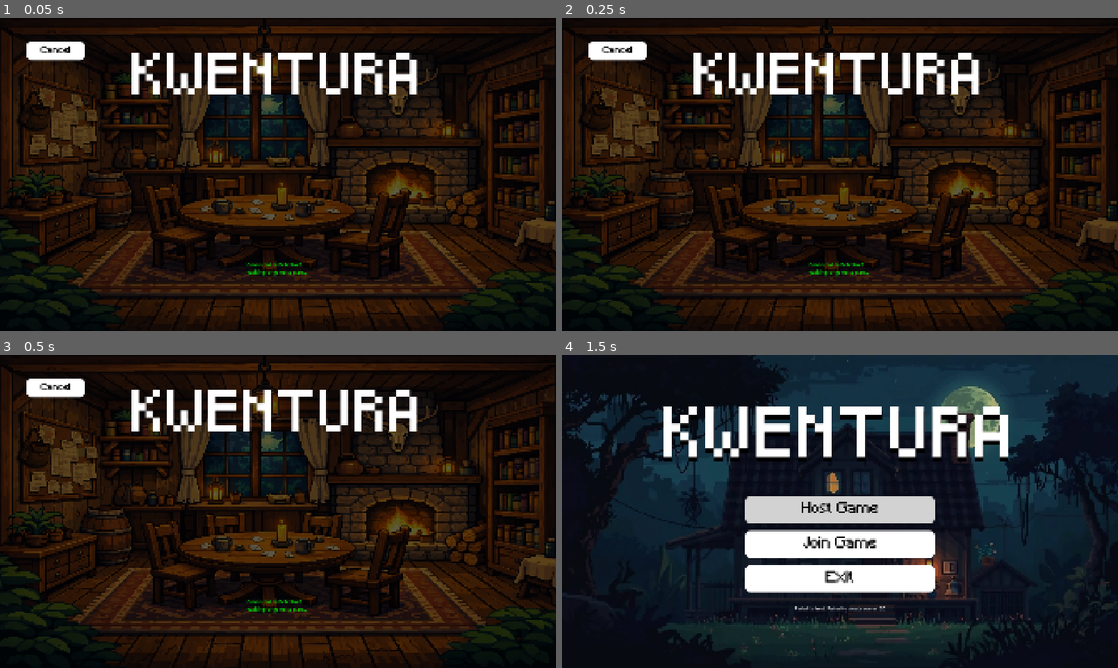
Above: before the commit, frames 1-4 (two rows, left to right).
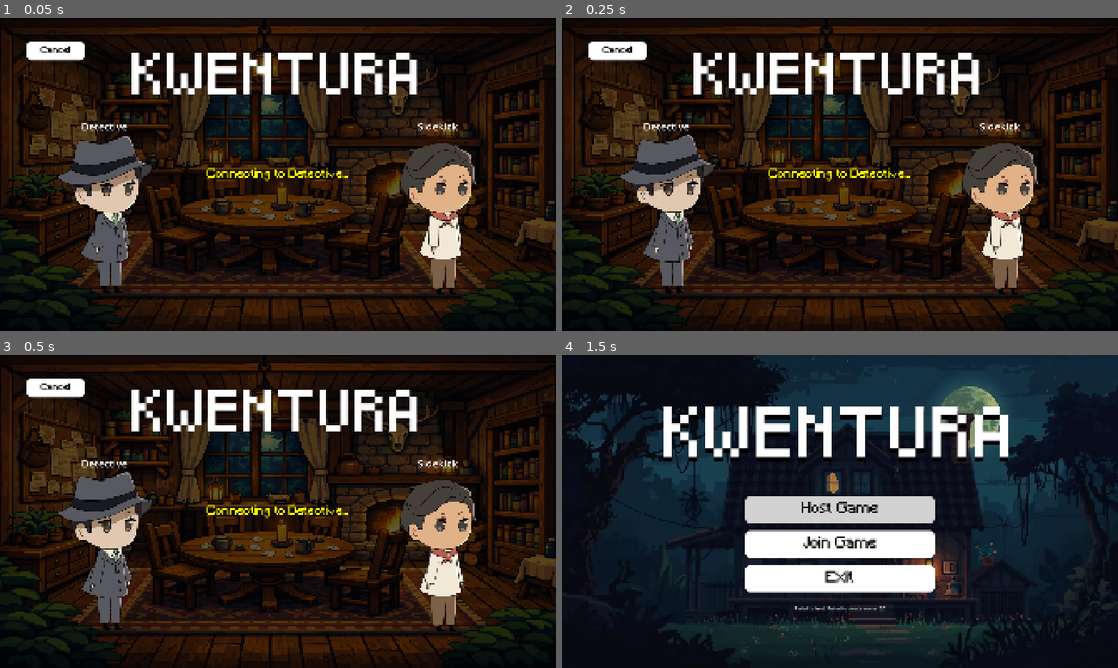
Above: after the commit, the same moments.

Repository: SoftwareCap/Kuwentura
Game: Godot game, scene res://scenes/mainMenu/sidekick_waiting.tscn
Same seed, same stepped clock (60 frames per second), same inputs: the game is played once before the commit and once after it. This scene is started directly instead of the project's main scene.
Inputs:
- Up to frame 1 (0.05 s): no input
- Up to frame 2 (0.25 s): no input
- Up to frame 3 (0.5 s): no input
- Up to frame 4 (1.5 s): click "Cancel" at 0.5 s; click "Host Game" at 1.25 s

The runs differ from the first frame. In frame 1, 8.3% of the frame differs, in the area x 10-86%, y 33-89%; in frame 2, 8.3%; in frame 3, 8.3%; in frame 4, nothing differs.

Commit message:
chore: allow the sidekick to be in the same lobby as the detective, when the sidekick entered the lobby code it should see the detective's avatar and the sidekick's avatar will also appear when the sidekick jump in the lobby.

Diff:
--- a/kwentura/scenes/mainMenu/sidekick_waiting.tscn
+++ b/kwentura/scenes/mainMenu/sidekick_waiting.tscn
@@ -1,9 +1,11 @@
-[gd_scene load_steps=10 format=3 uid="uid://bpwtvxm3sxvv7"]
+[gd_scene load_steps=11 format=3 uid="uid://bpwtvxm3sxvv7"]
 
 [ext_resource type="Script" uid="uid://wjhm4mlblikf" path="res://scripts/mainMenu/sidekick_waiting.gd" id="1_ipaaq"]
 [ext_resource type="Texture2D" uid="uid://w844nys0xd6n" path="res://assets/backgrounds/Lobby.png" id="2_5k5mc"]
 [ext_resource type="FontFile" uid="uid://i0u1yuc5fl88" path="res://assets/fonts/Minecraft.ttf" id="3_o5ctn"]
 [ext_resource type="FontFile" uid="uid://bpff8oqdskuog" path="res://assets/fonts/Pixeled.ttf" id="4_t4fp1"]
+[ext_resource type="PackedScene" uid="uid://2ktjes4bfwlo" path="res://scenes/players/PlayerHost.tscn" id="5_pge74"]
+[ext_resource type="PackedScene" uid="uid://udt37i3bt31c" path="res://scenes/players/PlayerSidekick.tscn" id="6_4bddd"]
 
 [sub_resource type="StyleBoxTexture" id="StyleBoxTexture_ab31o"]
 texture = ExtResource("2_5k5mc")
@@ -38,7 +40,7 @@
 
 [sub_resource type="StyleBoxEmpty" id="StyleBoxEmpty_758ce"]
 
-[node name="SidekickWaiting" type="Control"]
+[node name="SidekickLobby" type="Control"]
 layout_mode = 3
 anchors_preset = 15
 anchor_right = 1.0
@@ -56,7 +58,43 @@
 grow_vertical = 2
 theme_override_styles/panel = SubResource("StyleBoxTexture_ab31o")
 
-[node name="Button" type="Button" parent="."]
+[node name="Title" type="Label" parent="."]
+layout_mode = 1
+anchors_preset = 5
+anchor_left = 0.5
+anchor_right = 0.5
+offset_left = -504.0
+offset_right = 504.0
+offset_bottom = 336.0
+grow_horizontal = 2
+theme_override_colors/font_color = Color(1, 1, 1, 1)
+theme_override_colors/font_shadow_color = Color(0, 0, 0, 0)
+theme_override_fonts/font = ExtResource("4_t4fp1")
+theme_override_font_sizes/font_size = 120
+text = "KWENTURA"
+horizontal_alignment = 1
+vertical_alignment = 1
+
+[node name="StatusLabel" type="Label" parent="."]
+layout_mode = 1
+anchors_preset = 8
+anchor_left = 0.5
+anchor_top = 0.5
+anchor_right = 0.5
+anchor_bottom = 0.5
+offset_left = -400.0
+offset_top = -50.0
+offset_right = 400.0
+offset_bottom = 50.0
+grow_horizontal = 2
+grow_vertical = 2
+theme_override_fonts/font = ExtResource("3_o5ctn")
+theme_override_font_sizes/font_size = 40
+text = "Connecting to Detective..."
+horizontal_alignment = 1
+vertical_alignment = 1
+
+[node name="CancelButton" type="Button" parent="."]
 layout_mode = 1
 offset_left = 92.0
 offset_top = 81.0
@@ -74,33 +112,31 @@
 theme_override_styles/focus = SubResource("StyleBoxEmpty_758ce")
 text = "Cancel"
 
-[node name="Label" type="Label" parent="."]
-layout_mode = 1
-anchors_preset = 5
-anchor_left = 0.5
-anchor_right = 0.5
-offset_left = -468.5
-offset_right = 468.5
-offset_bottom = 280.0
-grow_horizontal = 2
-theme_override_colors/font_color = Color(1, 1, 1, 1)
-theme_override_colors/font_shadow_color = Color(0, 0, 0, 0)
-theme_override_fonts/font = ExtResource("4_t4fp1")
-theme_override_font_sizes/font_size = 120
-text = "KWENTURA"
+[node name="PlayerHost" parent="." instance=ExtResource("5_pge74")]
+position = Vector2(380.99997, 685)
+scale = Vector2(0.7, 0.7)
+motion_mode = 1
+
+[node name="DetectiveName" type="Label" parent="PlayerHost"]
+offset_left = -143.28525
+offset_top = -479.0169
+offset_right = 84.71475
+offset_bottom = -410.0169
+theme_override_font_sizes/font_size = 50
+text = "Detective"
 horizontal_alignment = 1
-vertical_alignment = 1
 
-[node name="Label2" type="Label" parent="."]
-layout_mode = 1
-anchors_preset = 7
-anchor_left = 0.5
-anchor_top = 1.0
-anchor_right = 0.5
-anchor_bottom = 1.0
-offset_left = -106.0
-offset_top = -241.0
-offset_right = 106.0
-offset_bottom = -147.0
-grow_horizontal = 2
-grow_vertical = 0
+[node name="PlayerSidekick" parent="." instance=ExtResource("6_4bddd")]
+position = Vector2(1532, 685)
+scale = Vector2(0.7, 0.7)
+
+[node name="SidekickName" type="Label" parent="PlayerSidekick"]
+offset_left = -143.28525
+offset_top = -479.0169
+offset_right = 84.71475
+offset_bottom = -410.0169
+theme_override_font_sizes/font_size = 50
+text = "Sidekick"
+horizontal_alignment = 1
+
+[connection signal="pressed" from="CancelButton" to="." method="_on_cancel_pressed"]
--- a/kwentura/scripts/mainMenu/sidekick_waiting.gd
+++ b/kwentura/scripts/mainMenu/sidekick_waiting.gd
@@ -1,12 +1,17 @@
 extends Control
 
-@onready var status_label = $Label2
-@onready var cancel_button = $Button
+@onready var status_label: Label = $StatusLabel
+@onready var cancel_button: Button = $CancelButton
+
+@onready var detective_sprite: AnimatedSprite2D = $PlayerHost/AnimatedSprite2D
+@onready var detective_name_label: Label = $PlayerHost/DetectiveName
+@onready var sidekick_sprite: AnimatedSprite2D = $PlayerSidekick/AnimatedSprite2D
+@onready var sidekick_name_label: Label = $PlayerSidekick/SidekickName
 
 
 func _ready():
 	if status_label == null:
-		print("ERROR: Label2 not found!")
+		print("ERROR: StatusLabel not found!")
 		return
 
 	# Connect signals
@@ -14,12 +19,46 @@
 	NetworkManager.connection_failed.connect(_on_connection_failed)
 	NetworkManager.partner_disconnected.connect(_on_host_disconnected)
 	NetworkManager.partner_connected.connect(_on_partner_connected)
+	NetworkManager.connection_established.connect(_on_connection_established)
 
 	cancel_button.pressed.connect(_on_cancel_pressed)
 
+	# Show both avatars immediately
+	# Detective (host) on the left
+	if detective_sprite:
+		detective_sprite.visible = true
+		detective_sprite.play("idle")
+	if detective_name_label:
+		detective_name_label.visible = true
+
+	# Sidekick (self) on the right - always visible in lobby
+	if sidekick_sprite:
+		sidekick_sprite.visible = true
+		sidekick_sprite.play("idle")
+	if sidekick_name_label:
+		sidekick_name_label.visible = true
+
 	# Update status
-	status_label.text = "Connected to Detective!\nWaiting for game to start..."
+	status_label.text = "Connecting to Detective..."
+	status_label.modulate = Color(1, 1, 0)  # Yellow while connecting
+
+
+func _on_connection_established(peer_id: int):
+	print("[SidekickLobby] Connected! Peer ID: ", peer_id)
+
+	status_label.text = "Connected!\nWaiting for Detective to start..."
 	status_label.modulate = Color(0, 1, 0)  # Green
+
+	# Show sidekick avatar with fade in
+	if sidekick_sprite:
+		sidekick_sprite.visible = true
+		sidekick_sprite.play("idle")
+		sidekick_sprite.modulate = Color(1, 1, 1, 0)
+		var tween = create_tween()
+		tween.tween_property(sidekick_sprite, "modulate", Color(1, 1, 1, 1), 0.5)
+
+	if sidekick_name_label:
+		sidekick_name_label.visible = true
 
 
 func _on_partner_connected(_data: Dictionary):
--- a/kwentura/scripts/systems/network_manager.gd
+++ b/kwentura/scripts/systems/network_manager.gd
@@ -534,14 +534,14 @@
 
 
 @rpc("any_peer", "reliable")
-func submit_puzzle_solution(puzzle_id: String, solution: Variant, attempt_time_ms: int):
+func submit_puzzle_solution(puzzle_id: String, solution: Variant, _attempt_time_ms: int):
 	if multiplayer.is_server():
 		var result = PuzzleManager.validate_puzzle(puzzle_id, solution)
 		_puzzle_result_rpc.rpc_id(multiplayer.get_remote_sender_id(), puzzle_id, result)
 
 
 @rpc("authority", "reliable")
-func _puzzle_result_rpc(puzzle_id: String, result: Dictionary):
+func _puzzle_result_rpc(_puzzle_id: String, _result: Dictionary):
 	pass
 
 
@@ -558,7 +558,7 @@
 
 
 @rpc("authority", "reliable")
-func trigger_clue_collection(zone_id: String, clue_data: Dictionary):
+func trigger_clue_collection(zone_id: String, _clue_data: Dictionary):
 	GameState.collect_clue(zone_id)
 
 #------------------------------------------------------------------------------
